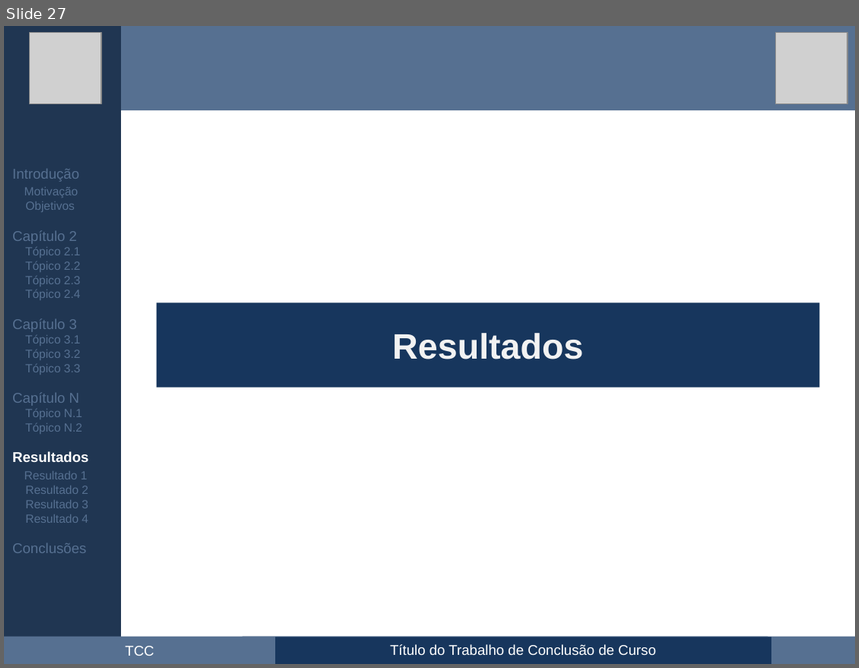
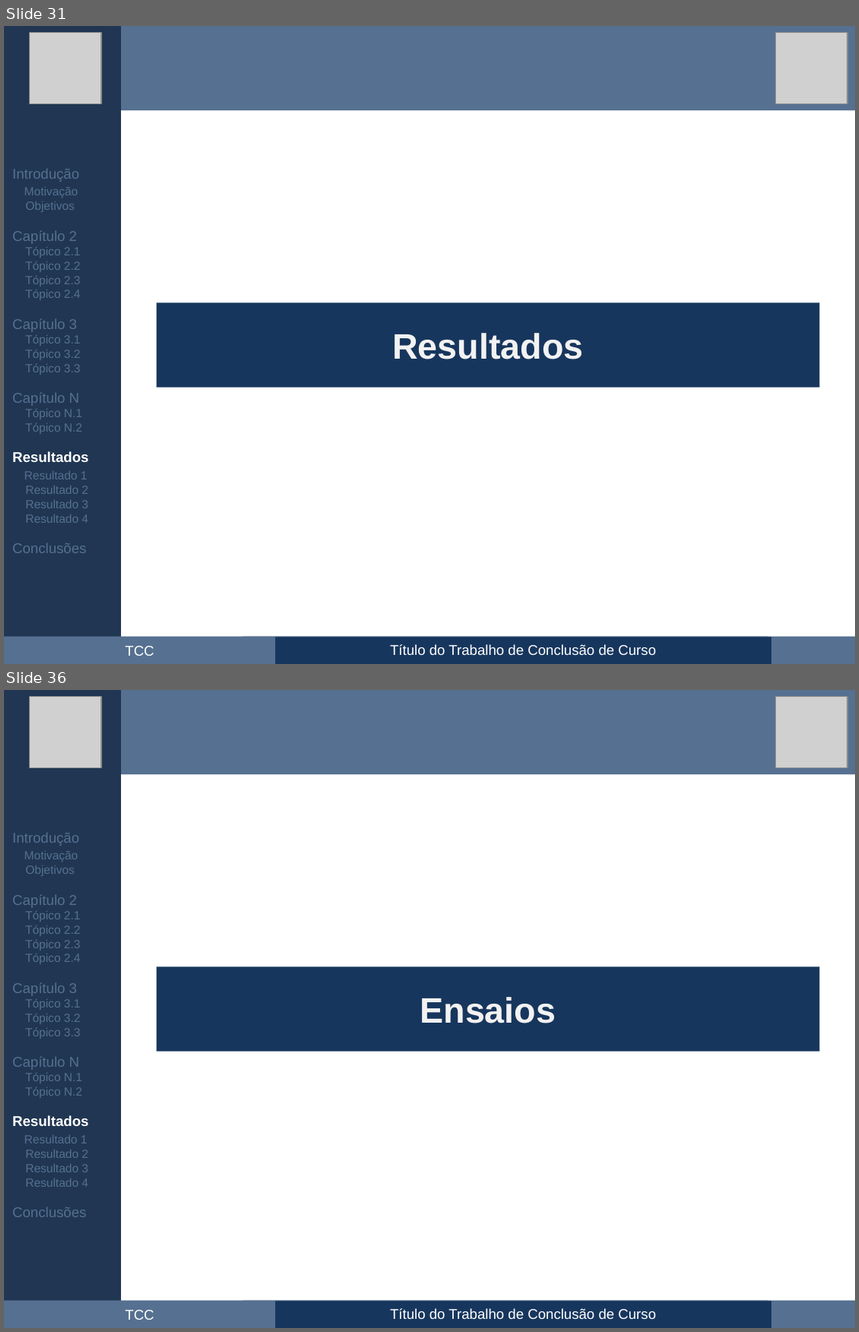
Before and after one commit to maxwellrs-dev/ai4rpi, a slide deck: apresentacao/apresentacao.pptx. Shown one above the other, each under a label of ours: slide 27 before the commit, slides 31 and 36 after it; the slides between them are not shown. The pictures are 859x668 and 859x1332 pixels, drawn with LibreOffice and Linux fonts; fonts in the diff are those of the drawing; grey boxes stand for pictures. Boxes give left, top, right and bottom in pixels: in the first picture for what was removed or moved away, otherwise in the second. Text is boxed around its words. In the diff, an @@ line names an element or a change of style, - is before the commit and + after.

```diff
--- a/apresentacao/apresentacao.pptx
+++ b/apresentacao/apresentacao.pptx
@@ slide 36 added at [4, 690, 855, 1328], background #FFFFFF @@
@@ rectangle added at [4, 690, 122, 1328], fill #203652 @@
@@ picture added at [30, 696, 101, 768] @@
@@ rectangle added at [122, 690, 855, 774], fill #567091 @@
@@ picture added at [776, 696, 848, 768] @@
@@ text added at [12, 833, 88, 1217], 10 pt, text #567091 @@
+Introdução
+Motivação
+Objetivos
+Capítulo 2
+Tópico 2.1
+Tópico 2.2
+Tópico 2.3
+Tópico 2.4
+Capítulo 3
+Tópico 3.1
+Tópico 3.2
+Tópico 3.3
+Capítulo N
+Tópico N.1
+Tópico N.2
+Resultados
+Resultado 1
+Resultado 2
+Resultado 3
+Resultado 4
+Conclusões
@@ rectangle added at [156, 967, 819, 1051], fill #17365D, 30 pt, text #F2F2F2, bold @@
+Ensaios
@@ rectangle added at [4, 1301, 855, 1328], fill #567091 @@
@@ rectangle added at [243, 1301, 769, 1328], fill #567091 @@
@@ rectangle added at [275, 1301, 772, 1328], fill #17365D, 12 pt, text #FFFFFF @@
+Título do Trabalho de Conclusão de Curso
@@ text added at [125, 1310, 154, 1320], 12 pt, text #FFFFFF @@
+TCC
@@ what was slide 27 is now slide 31 @@
```
Also in this commit, not shown: 8 slides changed, 17 other slides added, 1 slide removed.
